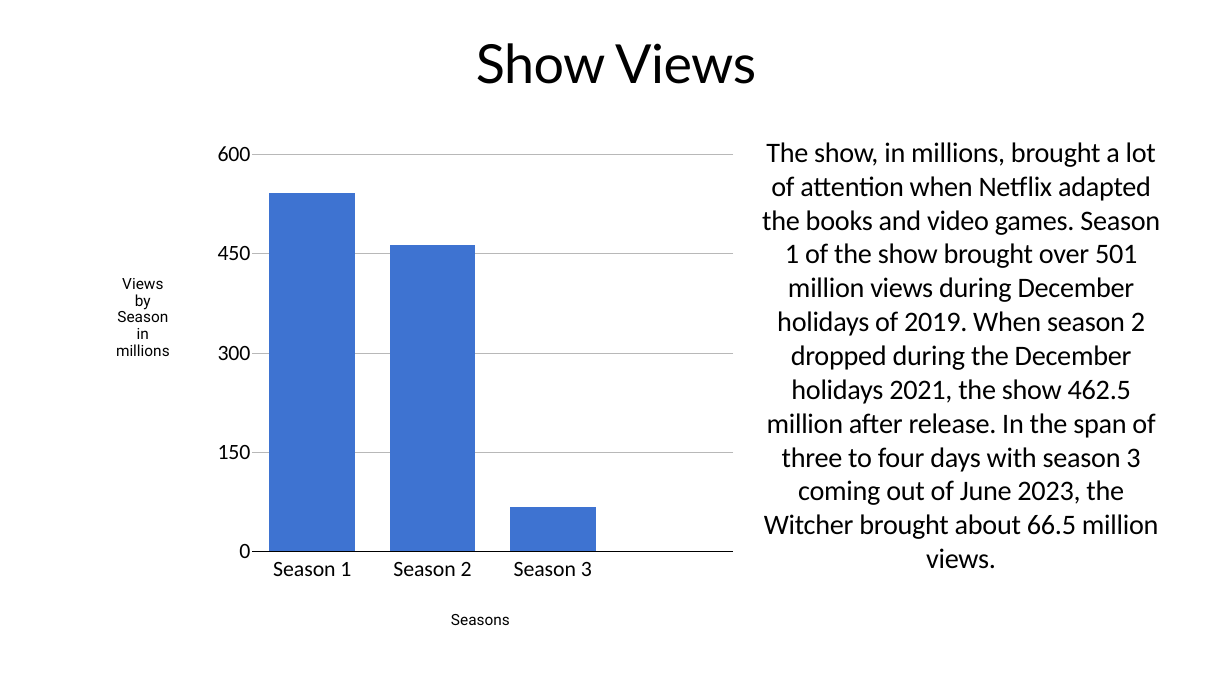
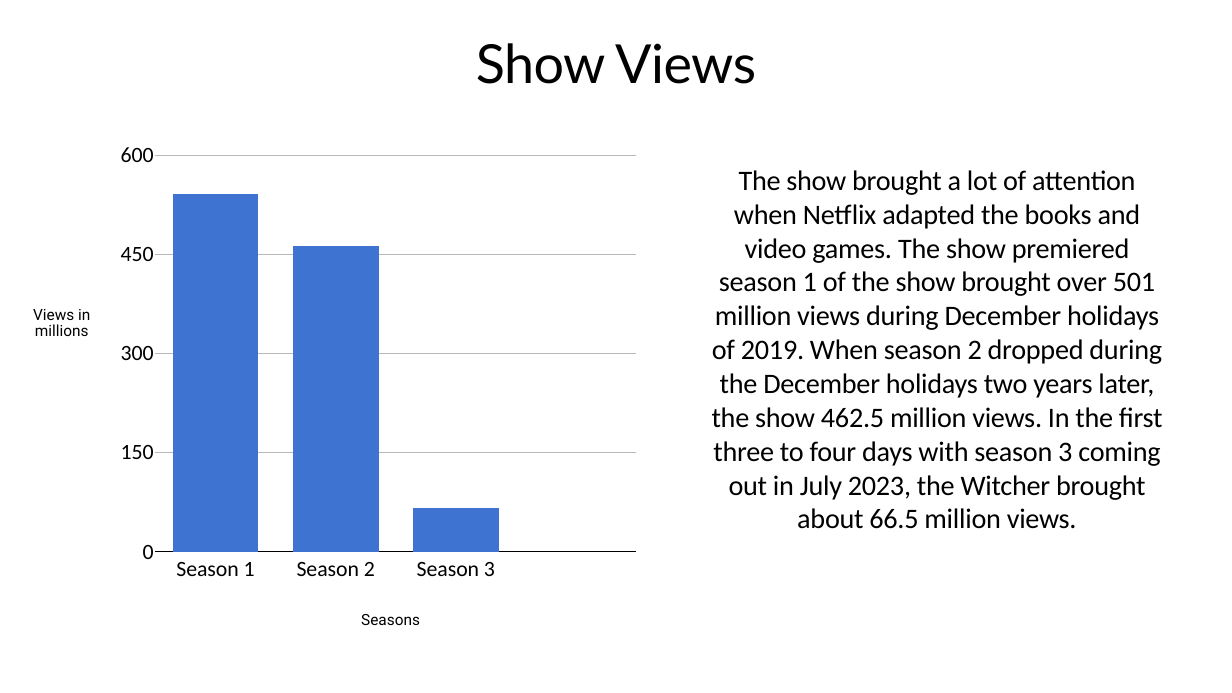
Before and after one commit to Jake-guerrero/The-Witcher, a slide deck: slide 3 of The witcher.pptx. Drawn at 1232x693 pixels with LibreOffice and Linux fonts; fonts in the diff are those of the drawing. Boxes give left, top, right and bottom in pixels: in the first picture for what was removed or moved away, otherwise in the second. Text is boxed around its words. In the diff, an @@ line names an element or a change of style, - is before the commit and + after.

Commit message:
adding updates

```diff
--- a/The witcher.pptx
+++ b/The witcher.pptx
@@ column chart: place and size @@
-column chart at bbox=[191, 127, 735, 598]
+column chart at bbox=[94, 127, 639, 599]
@@ text at bbox=[712, 170, 1162, 529]: text changed @@
-The show, in millions, brought a lot of attention when Netflix adapted the books and video games. Season 1 of the show brought over 501 million views during December holidays of 2019. When season 2 dropped during the December holidays 2021, the show 462.5 million after release. In the span of three to four days with season 3 coming out of June 2023, the Witcher brought about 66.5 million views.
+The show brought a lot of attention when Netflix adapted the books and video games. The show premiered season 1 of the show brought over 501 million views during December holidays of 2019. When season 2 dropped during the December holidays two years later, the show 462.5 million views. In the first three to four days with season 3 coming out in July 2023, the Witcher brought about 66.5 million views.
@@ text at bbox=[33, 309, 90, 336]: text changed @@
-Views by Season in millions
+Views in millions
@@ text "Seasons": place and size @@
-text "Seasons" at bbox=[451, 614, 510, 625]
+text "Seasons" at bbox=[361, 614, 420, 625]
```
Also in this commit, not shown: 2 other slides changed.
